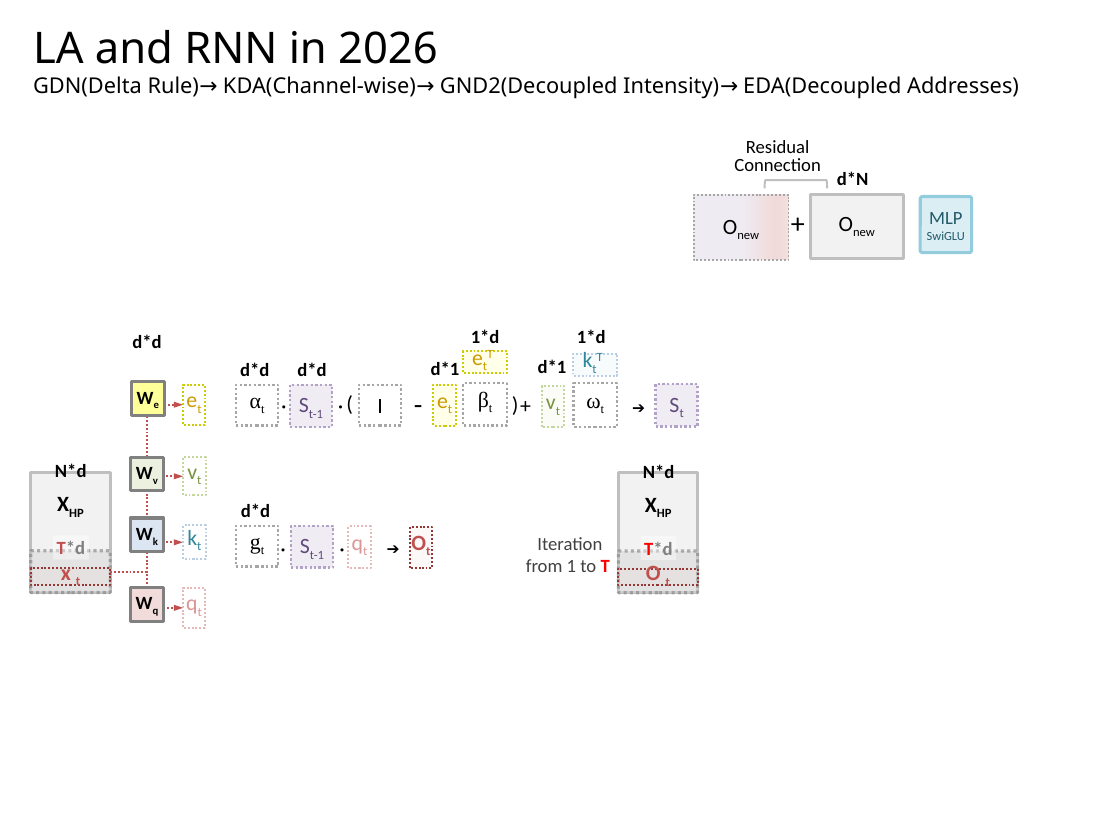
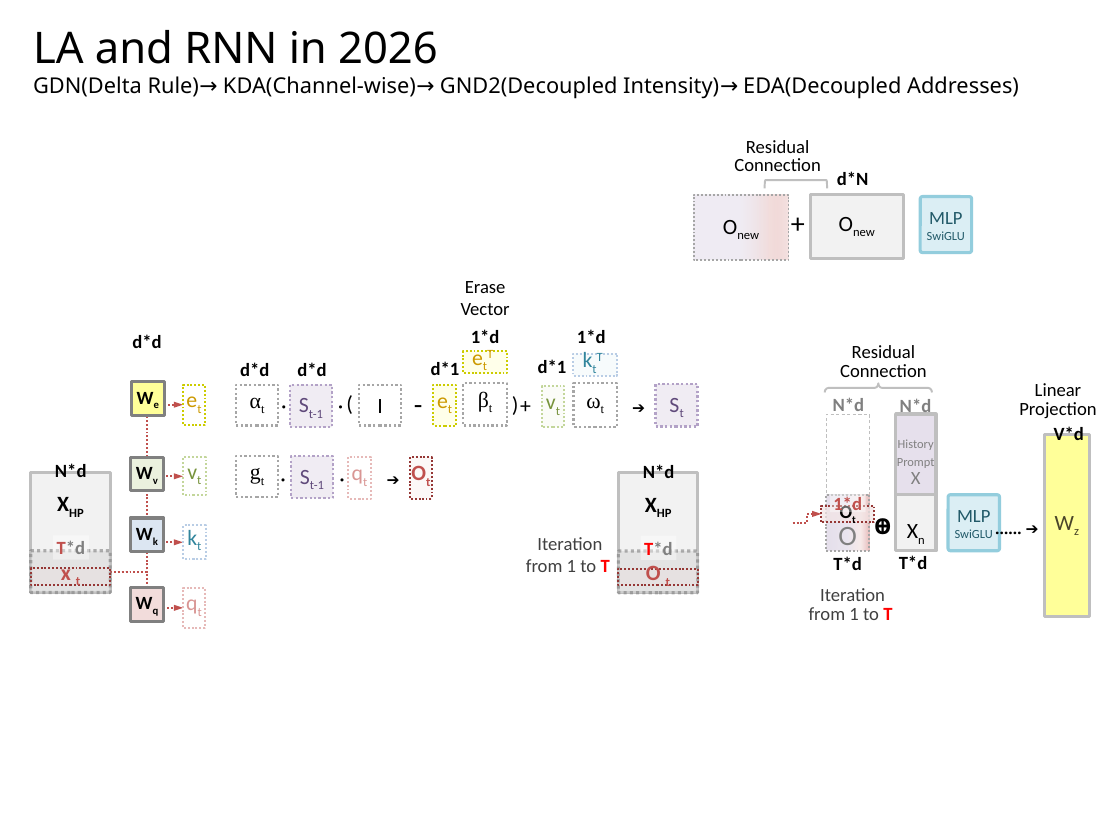
Before and after one commit to navibator/crazy-ai, a slide deck: slide 9 of temp.pptx (slide 11 before the commit). Drawn at 1120x840 pixels with LibreOffice and Linux fonts; fonts in the diff are those of the drawing. Boxes give left, top, right and bottom in pixels: in the first picture for what was removed or moved away, otherwise in the second. Text is boxed around its words. In the diff, an @@ line names an element or a change of style, - is before the commit and + after.

Commit message:
update

```diff
--- a/temp.pptx
+++ b/temp.pptx
@@ text added at [461,281,510,315], 12 pt, text #000000 @@
+Erase
+Vector
@@ rectangle added at [844,343,923,382], fill #FFFFFF at 20% opacity, 12 pt, text #000000 @@
+Residual
+Connection
@@ left brace added at [824,383,932,392], outline #BFBFBF 1.25 pt @@
@@ text added at [1019,383,1096,419], 12 pt, text #000000 @@
+Linear
+Projection
@@ rectangle added at [827,414,869,495], outline #BFBFBF 0.5 pt dashed @@
@@ text added at [833,397,865,415], 12 pt, text #808080, bold @@
+N*d
@@ rectangle added at [896,414,936,495], fill #E6E0EC, outline #BFBFBF 2 pt, 8 pt, text #808080 @@
+History
+Prompt
+X
@@ text added at [900,399,932,416], 12 pt, text #808080, bold @@
+N*d
@@ rectangle added at [1045,435,1090,616], fill #FFFF00 at 40% opacity, outline #BFBFBF 2 pt, 14 pt, text #4A452A @@
+Wz
@@ text added at [1054,425,1084,440], 12 pt, text #000000, bold @@
+V*d
@@ 4 rectangles, 3 texts: place and size @@
-4 rectangles, 3 texts at [236,525,431,568]
+4 rectangles, 3 texts at [236,455,431,498]
@@ text removed at [241,503,270,517] @@
-d*d
@@ rectangle added at [821,505,874,522], fill #F3E5E5 at 70% opacity, outline #953735 1.25 pt dashed, 12 pt, text #000000, bold @@
+Ot
@@ rectangle added at [827,495,869,551], fill gradient #E6E0EC to #F2DCDB to #E6B9B8, outline #A6A6A6 1.25 pt dashed, 18 pt, text #808080 @@
+O
@@ rectangle added at [830,494,866,512], fill #FFFFFF at 40% opacity, 12 pt, text #C0504D, bold @@
+1*d
@@ rectangle added at [896,495,936,551], fill #F2F2F2, outline #BFBFBF 2 pt, 14 pt, text #000000 @@
+Xn
@@ rounded rectangle added at [948,495,999,551], fill #DBEEF4, outline #93CDDD 2 pt, 8 pt, text #215968 @@
+MLP
+SwiGLU
@@ elbow arrow added from (793, 523) to (821, 514), #C0504D 1.25 pt dashed @@
@@ text added at [874,515,891,535], 14 pt, text #000000, bold @@
+Ꚛ
@@ text added at [992,511,1042,544], 10 pt, text #000000, bold @@
+…… ➔
@@ text added at [833,556,862,570], 12 pt, text #000000, bold @@
+T*d
@@ text added at [899,555,928,569], 12 pt, text #000000, bold @@
+T*d
@@ text added at [809,588,892,620], 12 pt, text #404040 @@
+Iteration
+from 1 to T
```
Also in this commit, not shown: 5 other slides changed, 2 slides removed.
